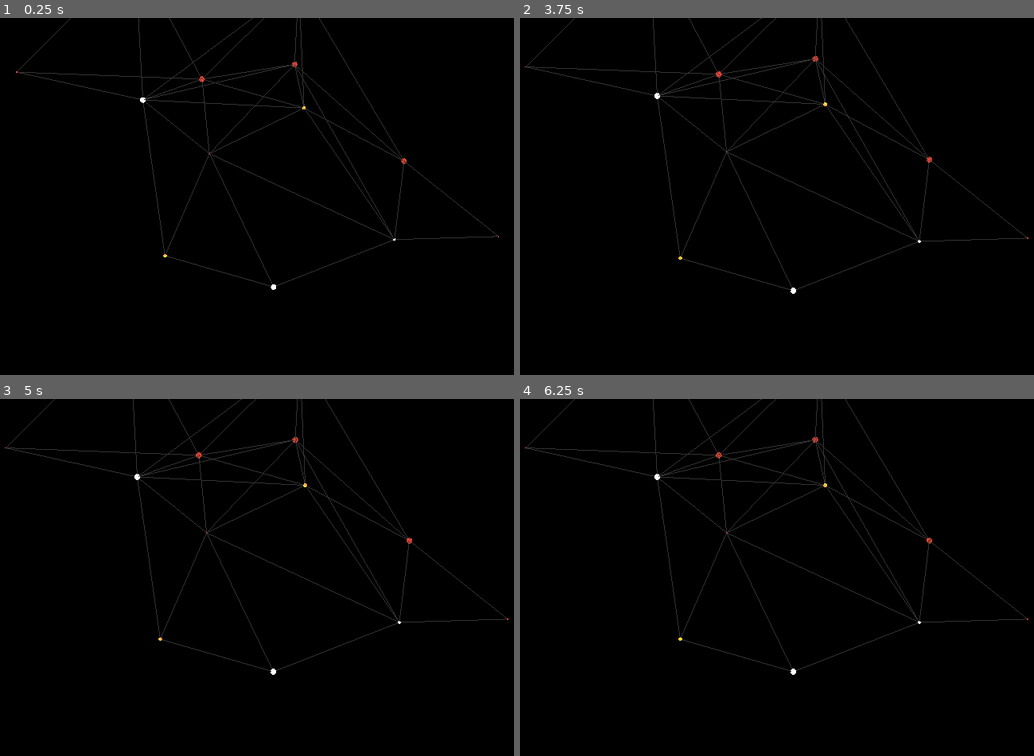
Above: before the commit, frames 1-4 (two rows, left to right).
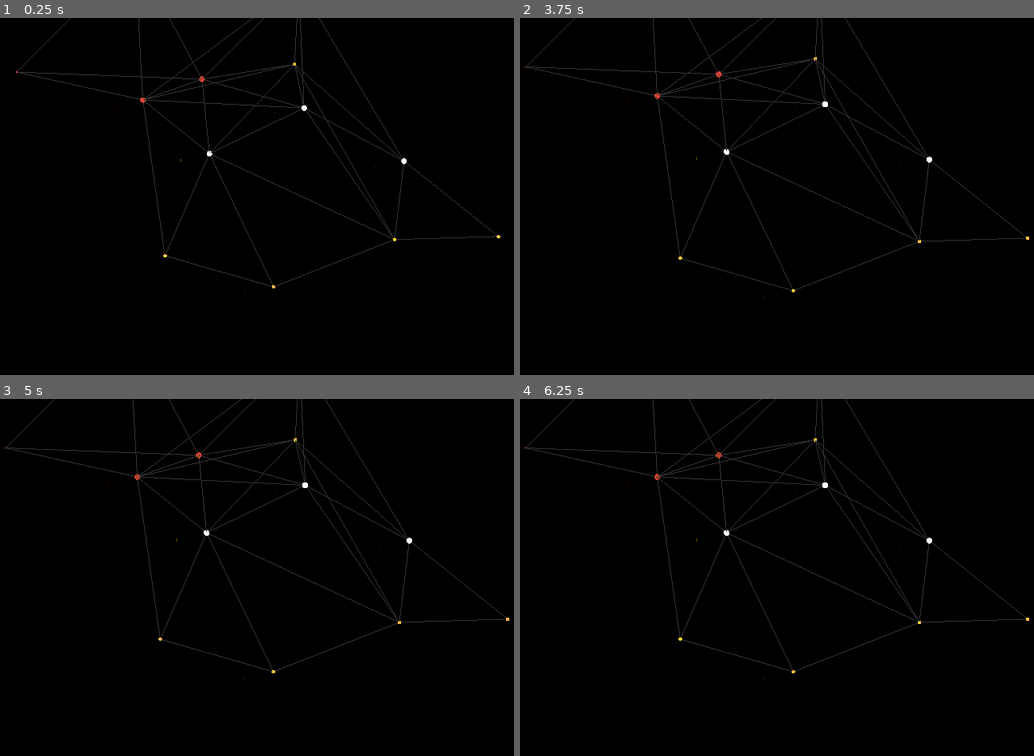
Above: after the commit, the same moments.

Repository: NoahMSchool/SpaceStrategyGame
Game: Godot game, scene res://Galaxy/galaxy.tscn
Two runs of this game, one before a commit and one after it. Both use one fixed random seed, a clock stepped at 60 frames per second and the inputs below.
Inputs (mouse positions are in pixels of both pictures, inside the frame that each line leads up to):
- Up to frame 1 (0.25 s): no input
- Up to frame 2 (3.75 s): tap Enter at 0.5, 2, 3.5 s; move the mouse to (936, 178) at 0.52 s; tap S (s) at 0.6, 1.55, 2.3, 3.05 s; tap Space at 1.25, 2.75 s; move the mouse to (669, 214) at 1.27 s; click (669, 214) at 1.35 s; move the mouse to (859, 117) at 2.02 s; tap Middle mouse button (MouseWheelClick) at 2.1 s; move the mouse to (766, 267) at 2.77 s; right-click (766, 267) at 2.85 s; move the mouse to (987, 250) at 3.52 s; tap Mouse wheel down (ScrollDown) at 3.6 s
- Up to frame 3 (5 s): tap S (s) at 3.8, 4.55 s; tap Space at 4.25 s; move the mouse to (87, 523) at 4.27 s; tap Mouse wheel up (ScrollUp) at 4.35 s
- Up to frame 4 (6.25 s): move the mouse to (828, 577) at 5.02 s; tap S (s) at 5.1, 5.85 s; move the mouse to (705, 488) at 5.77 s

The runs differ from the first frame. In frame 1, 0.1% of the frame differs, in the area x 22-98%, y 12-77%; in frame 2, 0.1%, in the area x 20-100%, y 10-78%; in frame 3, 0.1%; in frame 4, 0.1%.

Commit message:
Modified drawing and added resource class

Diff:
--- a/3DDraw/3dDraw.gd
+++ b/3DDraw/3dDraw.gd
@@ -5,14 +5,11 @@
 const BREAD_CRUMB = preload("res://3DDraw/bread_crumb.tscn")
 
 func draw_point_mesh(pos : Vector3, ttl : float): #, size : float, resolution,
-	var new_mesh = MeshInstance3D.new()
+	#var new_mesh = MeshInstance3D.new()
 	var new_bread_crumb = BREAD_CRUMB.instantiate()
 	new_bread_crumb.ttl = ttl
 	new_bread_crumb.position = pos
-	#print(new_bread_crumb.position)
-	#get_tree().get_root().
 	get_node(CONTAINER_PATH).add_child(new_bread_crumb)
-
 
 func draw_line(pos1: Vector3, pos2: Vector3, color = Color("#333333", 0.2)):
 	var mesh_instance := MeshInstance3D.new()
@@ -29,8 +26,28 @@
 	material.shading_mode = BaseMaterial3D.SHADING_MODE_UNSHADED
 	material.albedo_color = color
 	get_node(CONTAINER_PATH).add_child(mesh_instance)
-"""
-func draw_elipse(center : Vector3, major_axis : float, minor_axis: float, rotation : float, resolution : float)
-	for i in resolution:
-		var.position = rotation*Vector3(major_axis*cos(current_orbit), 0, p.planet_data.minor_orbit_radius*sin(current_orbit))
-"""
+
+func draw_elipse(center : Vector3, major_axis : float, minor_axis: float, rotation : Basis, resolution : float, color = Color.FIREBRICK):
+	var positions = []
+	for i in resolution+1:
+		var angle = 2*PI*i/resolution
+		var position = center + Vector3(major_axis*cos(angle), 0, minor_axis*sin(angle))
+		Draw3D.draw_point_mesh(position, 100)
+		positions.append(position)
+
+	var mesh_instance := MeshInstance3D.new()
+	var immediate_mesh := ImmediateMesh.new()
+	var material := ORMMaterial3D.new()
+	mesh_instance.mesh = immediate_mesh
+	mesh_instance.cast_shadow = GeometryInstance3D.SHADOW_CASTING_SETTING_OFF
+
+	immediate_mesh.surface_begin(Mesh.PRIMITIVE_LINES, material)
+	for pos in positions:
+		immediate_mesh.surface_add_vertex(pos)
+
+	immediate_mesh.surface_end()
+
+	material.shading_mode = BaseMaterial3D.SHADING_MODE_UNSHADED
+	material.albedo_color = color
+	return mesh_instance
+	#get_node(CONTAINER_PATH).add_child(mesh_instance)
--- a/Galaxy/galaxy_generator.gd
+++ b/Galaxy/galaxy_generator.gd
@@ -11,6 +11,7 @@
 const disc_height = 10
 
 var systems : Array[SolarSystem] = []
+var root_system : SolarSystem
 var algo := StarAStar3D.new()
 
 func _ready() -> void:
--- a/SolarSystem/solar_system.gd
+++ b/SolarSystem/solar_system.gd
@@ -3,6 +3,7 @@
 
 var hovering = false
 
+const BREAD_CRUMB = preload("res://3DDraw/bread_crumb.tscn")
 
 var system_data : SolarSystemData
 var planet_orbit_direction = 1
@@ -98,7 +99,8 @@
 
 		#new_planet.position.x = new_planet.planet_data.orbit_radius
 		planets.append(new_planet)
-
+		#var planet_ellipse = Draw3D.draw_elipse(position, orbit_radius, orbit_radius, new_orbit_basis, 12)
+		#$PlanetContainer.add_child(planet_ellipse)
 		$PlanetContainer.add_child(new_planet)
 		new_planet.update_planet()
 
@@ -141,5 +143,9 @@
 	if not system_active:
 		return
 	for p in planets:
-		Draw3D.draw_point_mesh(p.global_position, p.planet_data.orbit_period)
+		var new_bread_crumb = BREAD_CRUMB.instantiate()
+		new_bread_crumb.ttl = p.planet_data.orbit_period
+		new_bread_crumb.position = p.position
+		$TrailContainer.add_child(new_bread_crumb)
+		#Draw3D.draw_point_mesh(p.global_position, p.planet_data.orbit_period)
 	$TrailTimer.start()
--- a/SolarSystem/solar_system.tscn
+++ b/SolarSystem/solar_system.tscn
@@ -2,6 +2,7 @@
 
 [ext_resource type="Script" uid="uid://cxt6hjfkvjvpl" path="res://SolarSystem/solar_system.gd" id="1_qll8u"]
 [ext_resource type="Material" uid="uid://bddnby5mfksgp" path="res://Stars/yellowstarshadermat.tres" id="2_q3qrj"]
+[ext_resource type="PackedScene" uid="uid://dm0pig2dlqo0e" path="res://ship_resource.tscn" id="3_8jpt8"]
 
 [sub_resource type="SphereShape3D" id="SphereShape3D_bhdg8"]
 
@@ -11,7 +12,7 @@
 
 [sub_resource type="SphereMesh" id="SphereMesh_wv7y6"]
 
-[node name="System" type="Area3D" unique_id=540009203 groups=["Selectable", "Viewable"]]
+[node name="SolarSystem" type="Area3D" unique_id=540009203 groups=["Selectable", "Viewable"]]
 script = ExtResource("1_qll8u")
 
 [node name="SelectionSphere" type="CollisionShape3D" parent="." unique_id=927894171]
@@ -30,18 +31,24 @@
 
 [node name="ViewPoint" type="Node3D" parent="." unique_id=601354782]
 
-[node name="PlanetContainer" type="Node3D" parent="." unique_id=1124145860]
-
 [node name="SelectionMesh" type="MeshInstance3D" parent="." unique_id=1980739757]
 transform = Transform3D(2, 0, 0, 0, 2, 0, 0, 0, 2, 0, 0, 0)
 visible = false
 mesh = SubResource("SphereMesh_wv7y6")
 
-[node name="TrailContainer" type="Node3D" parent="." unique_id=518089550]
-
 [node name="TrailTimer" type="Timer" parent="." unique_id=879202102]
 wait_time = 0.5
 autostart = true
 
+[node name="PlanetContainer" type="Node3D" parent="." unique_id=1124145860]
+
+[node name="TrailContainer" type="Node3D" parent="." unique_id=518089550]
+
+[node name="ShipResourceContainer" type="Node3D" parent="." unique_id=2060881521]
+transform = Transform3D(1, 0, 0, 0, 1, 0, 0, 0, 1, 0, 1, 0)
+
+[node name="ShipResource" parent="ShipResourceContainer" unique_id=1299991569 instance=ExtResource("3_8jpt8")]
+transform = Transform3D(1, 0, 0, 0, 1, 0, 0, 0, 1, -2, 0, 0)
+
 [connection signal="input_event" from="." to="." method="_mouse_selected"]
 [connection signal="timeout" from="TrailTimer" to="." method="_on_trail_timer_timeout"]
--- a/SolarSystem/solar_system_data.gd
+++ b/SolarSystem/solar_system_data.gd
@@ -2,6 +2,10 @@
 extends Resource
 
 @export var star_type : StarType
+var resources : Array[ShipResource]
 
 func _init(_startype : StarType) -> void:
 	self.star_type = _startype
+
+	self.resources = []
+	var start_resource = ShipResource.new()
--- /dev/null
+++ b/ship_resource.gd
@@ -0,0 +1,4 @@
+extends Node3D
+class_name ShipResource
+
+var destination : SolarSystem
--- /dev/null
+++ b/ship_resource.tscn
@@ -0,0 +1,16 @@
+[gd_scene format=3 uid="uid://dm0pig2dlqo0e"]
+
+[ext_resource type="Script" uid="uid://cljpkthi0yd48" path="res://ship_resource.gd" id="1_oex7v"]
+
+[sub_resource type="StandardMaterial3D" id="StandardMaterial3D_oex7v"]
+
+[sub_resource type="BoxMesh" id="BoxMesh_oex7v"]
+material = SubResource("StandardMaterial3D_oex7v")
+size = Vector3(0.1, 0.1, 0.2)
+
+[node name="ShipResource" type="Node3D" unique_id=1299991569]
+script = ExtResource("1_oex7v")
+
+[node name="MeshInstance3D" type="MeshInstance3D" parent="." unique_id=167750049]
+transform = Transform3D(1, 0, 0, 0, 1, 0, 0, 0, 1, 0, 0, -0.0014332533)
+mesh = SubResource("BoxMesh_oex7v")
Not shown, added: ship_resource.gd.uid
